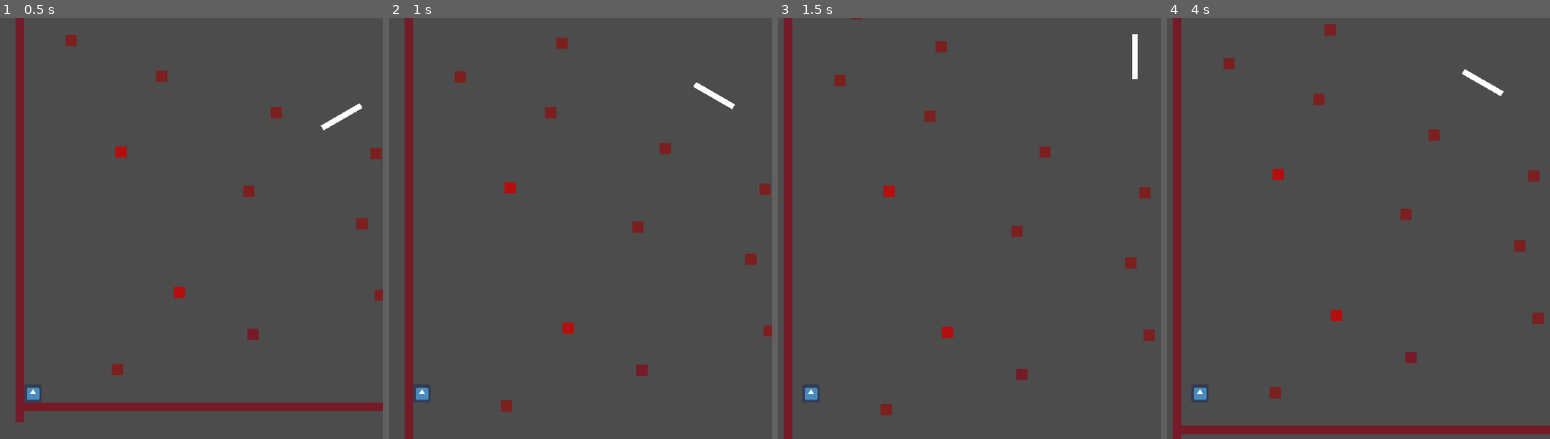
Above: before the commit, frames 1-4 (left to right).
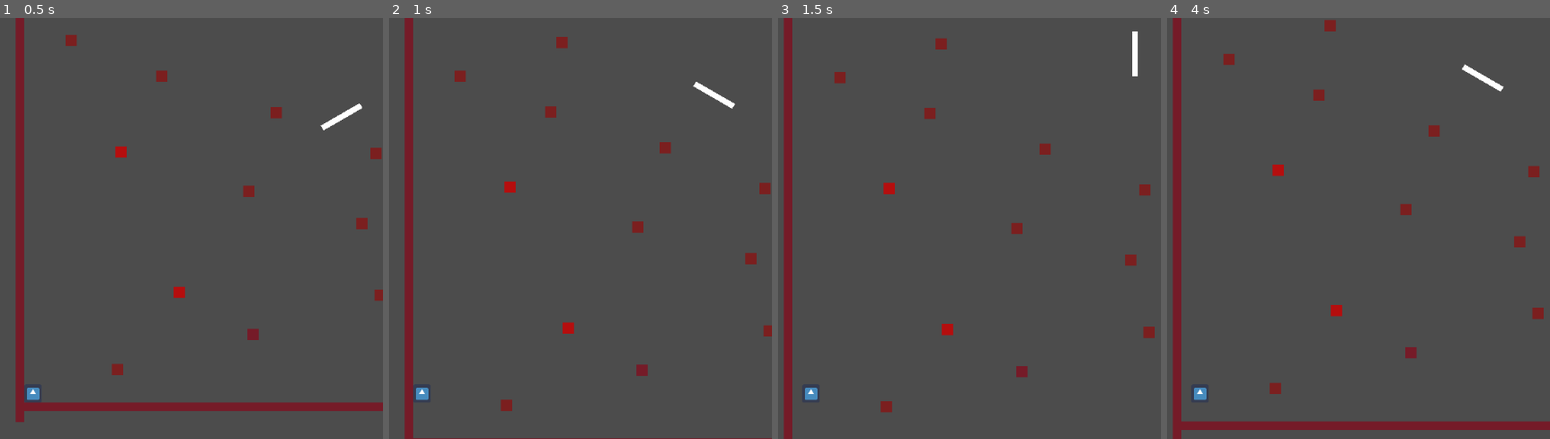
Above: after the commit, the same moments.

Repository: layolabernat/Joc-1
Game: Godot game, scene res://Joc.tscn
Two runs of this game, one before a commit and one after it. Both use one fixed random seed, a clock stepped at 60 frames per second and the inputs below. The engine's default icon, where the game draws it, is replaced by a stand-in: a white triangle on a blue panel in a dark square.
Inputs:
- Up to frame 1 (0.5 s): no input
- Up to frame 2 (1 s): tap W (ves_adalt) at 0.6 s
- Up to frame 3 (1.5 s): tap D (ves_dreta) at 1.35 s
- Up to frame 4 (4 s): tap A (ves_esquerra) at 2.1 s; tap Enter at 2.75 s; tap W (ves_adalt) at 2.85 s; tap D (ves_dreta) at 3.6 s

Frame 1 is identical in both runs. In frame 2, 0.3% of the frame differs, in the area x 6-100%, y 4-100%; in frame 3, 0.5%; in frame 4, 3.1%, in the area x 3-100%, y 0-99%.

Commit message:
Update Personatge.gd

Diff:
--- a/Personatge.gd
+++ b/Personatge.gd
@@ -2,7 +2,7 @@
 
 var velocitat := 500
 var moviment := Vector2.ZERO
-var gravetat := Vector2.DOWN * 700
+var gravetat := Vector2.DOWN * 725
 var salt := Vector2.UP * 475
 # Declare member variables here. Examples:
 # var a = 2
